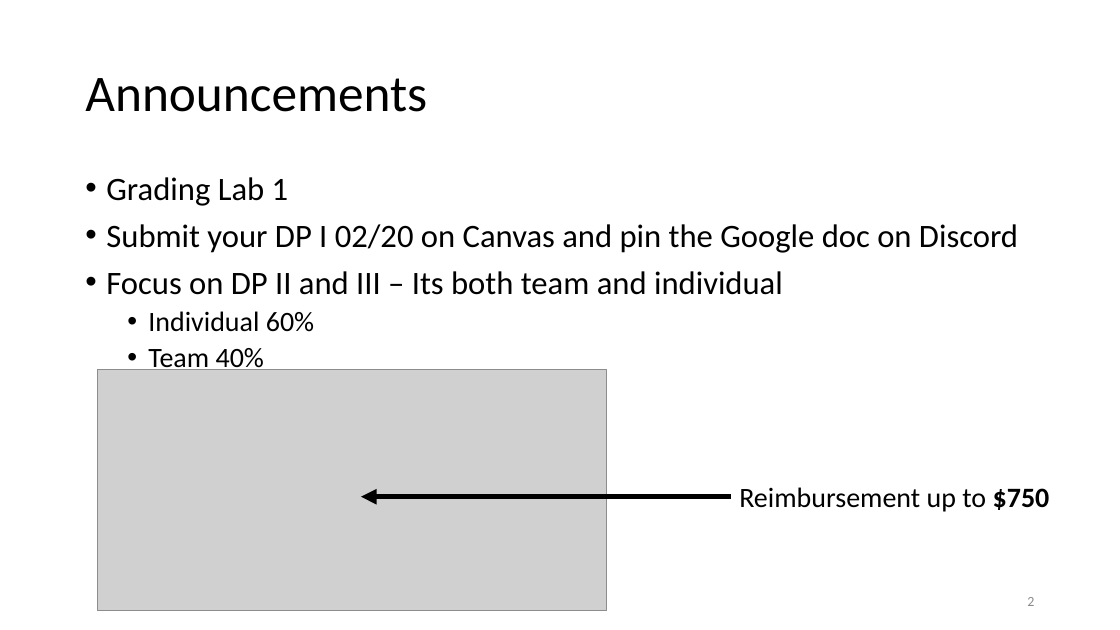
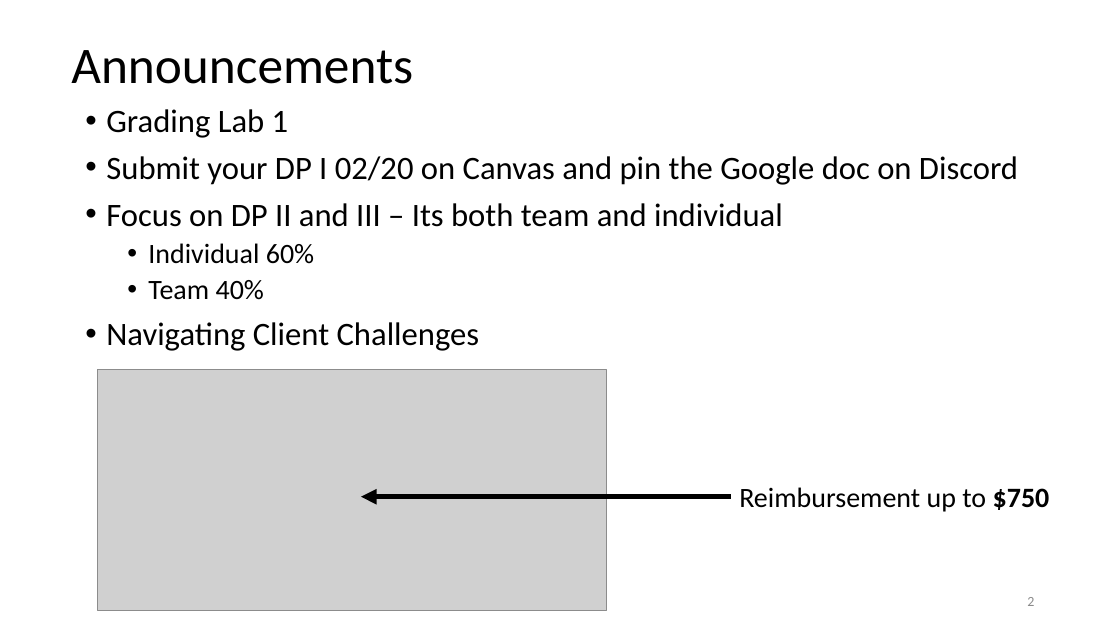
Before and after one commit to johnxu21/johnxu21.github.io, a slide deck: slide 2 of teaching/CS472/Timetable/OOD-V2.pptx. Drawn at 1120x630 pixels with LibreOffice and Linux fonts; fonts in the diff are those of the drawing; grey boxes stand for pictures. Boxes give left, top, right and bottom in pixels: in the first picture for what was removed or moved away, otherwise in the second. Text is boxed around its words. In the diff, an @@ line names an element or a change of style, - is before the commit and + after.

```diff
--- a/teaching/CS472/Timetable/OOD-V2.pptx
+++ b/teaching/CS472/Timetable/OOD-V2.pptx
@@ title "Announcements" moved from (x1=85, y1=78, x2=427, y2=112) to (x1=71, y1=50, x2=413, y2=84) @@
@@ text "Grading Lab 1" moved from (x1=106, y1=177, x2=1018, y2=374) to (x1=106, y1=109, x2=1018, y2=351) @@
@@ text at (x1=106, y1=322, x2=480, y2=351): paragraph added @@
+• Navigating Client Challenges
```
Also in this commit, not shown: 6 other slides changed, 1 slide added, 1 slide removed.
